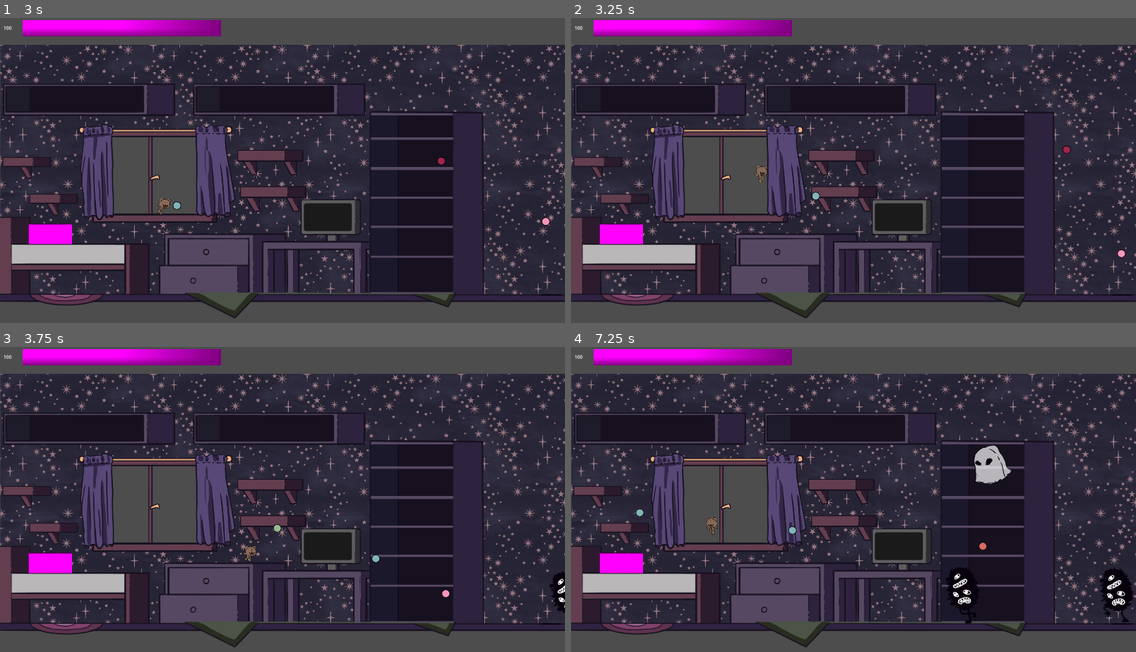
Above: before the commit, frames 1-4 (two rows, left to right).
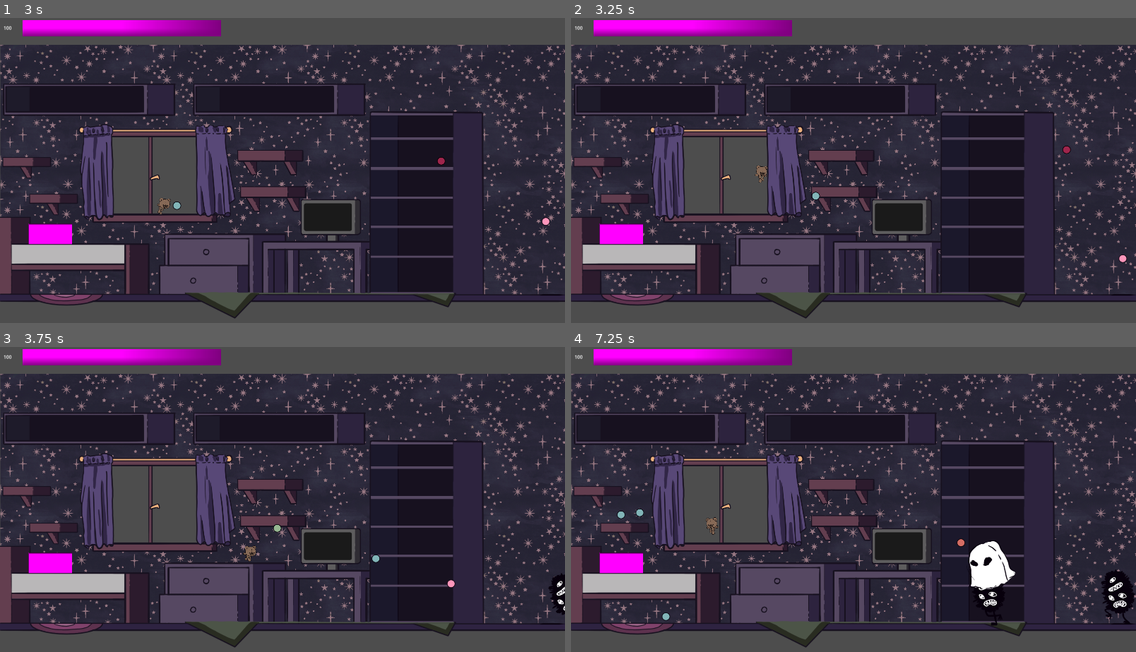
Above: after the commit, the same moments.

Repository: Karanval/CatStack
Game: Godot game, scene res://Scenes/TestScene/TestScene.tscn
Same seed, same stepped clock (60 frames per second), same inputs: the game is played once before the commit and once after it.
Inputs (mouse positions are in pixels of both pictures, inside the frame that each line leads up to):
- Up to frame 1 (3 s): tap Enter at 0.5 s; move the mouse to (406, 161) at 0.52 s; press the mouse at (406, 161) at 0.53 s; hold D (Right) 0.53-2.03 s; tap Space (Jump) at 0.77, 1.52 s; move the mouse to (169, 191) at 1.27 s; release the mouse at (169, 191) at 1.28 s; click (169, 191) at 1.35 s; move the mouse to (339, 106) at 2.02 s; press the mouse at (339, 106) at 2.03 s; hold A (Left) 2.03-2.78 s; move the mouse to (254, 240) at 2.77 s; release the mouse at (254, 240) at 2.78 s; hold D (Right) from 2.78 s (still down); click (254, 240) at 2.85 s
- Up to frame 2 (3.25 s): keep holding D (Right); tap Space (Jump) at 3.02 s
- Up to frame 3 (3.75 s): keep holding D (Right); move the mouse to (452, 554) at 3.52 s; press the mouse at (452, 554) at 3.53 s
- Up to frame 4 (7.25 s): tap Space (Jump) at 3.77, 4.52, 6.02, 6.77 s; move the mouse to (684, 456) at 4.27 s; release D (Right) at 4.28 s; release the mouse at (684, 456) at 4.28 s; hold A (Left) 4.28-5.03 s; click (684, 456) at 4.35 s; move the mouse to (881, 505) at 5.02 s; press the mouse at (881, 505) at 5.03 s; hold D (Right) 5.03-5.78 s; move the mouse to (768, 426) at 5.77 s; release the mouse at (768, 426) at 5.78 s; hold A (Left) from 5.78 s (still down); click (768, 426) at 5.85 s; move the mouse to (977, 490) at 6.52 s; press the mouse at (977, 490) at 6.53 s

Frame 1 is identical in both runs. In frame 2, less than 0.1% of the frame differs, in the area x 96-99%, y 75-81%; in frame 3, 0.2%; in frame 4, 2.4%, in the area x 8-100%, y 32-92%.

Commit message:
Redo monsters with inherited scenes

Diff:
--- a/Scenes/Monsters/BasicMonster.tscn
+++ b/Scenes/Monsters/Backup/BasicMonster.tscn
@@ -1,6 +1,6 @@
 [gd_scene load_steps=20 format=3 uid="uid://dn4f7ugv7hbev"]
 
-[ext_resource type="Script" uid="uid://b4202kn4uopfc" path="res://Scenes/Monsters/basic_monster.gd" id="1_uvs0d"]
+[ext_resource type="Script" uid="uid://b4202kn4uopfc" path="res://Scenes/Monsters/Backup/basic_monster.gd" id="1_uvs0d"]
 [ext_resource type="Texture2D" uid="uid://c6bhwy3nsr5mf" path="res://graphics/nightmares/spook0000.png" id="2_5ics4"]
 [ext_resource type="Texture2D" uid="uid://7h0cr8r7q34o" path="res://graphics/nightmares/spook0002.png" id="3_kbvjp"]
 [ext_resource type="Texture2D" uid="uid://dh7u2xngom80g" path="res://graphics/nightmares/spook0004.png" id="4_6qn4q"]
--- /dev/null
+++ b/Scenes/Monsters/Backup/GhostMonsterBak.tscn
@@ -0,0 +1,25 @@
+[gd_scene load_steps=4 format=3 uid="uid://cooywnqcvqedy"]
+
+[ext_resource type="Texture2D" uid="uid://br7f4qhmjgn2x" path="res://graphics/nighmare_3.png" id="1_3xbhu"]
+[ext_resource type="Script" uid="uid://bo0kqwcq8s5w7" path="res://Scenes/Monsters/Backup/ghost_monster_bak.gd" id="1_ltl8p"]
+
+[sub_resource type="CapsuleShape2D" id="CapsuleShape2D_ltl8p"]
+radius = 52.0
+height = 132.0
+
+[node name="GhostMonster" type="RigidBody2D" groups=["monsters"]]
+collision_layer = 4
+collision_mask = 16
+mass = 50.0
+gravity_scale = 0.0
+lock_rotation = true
+script = ExtResource("1_ltl8p")
+
+[node name="Sprite2D" type="Sprite2D" parent="."]
+modulate = Color(1, 1, 1, 0.694118)
+scale = Vector2(0.6, 0.6)
+texture = ExtResource("1_3xbhu")
+
+[node name="CollisionShape2D" type="CollisionShape2D" parent="."]
+position = Vector2(-7, -1)
+shape = SubResource("CapsuleShape2D_ltl8p")
--- a/Scenes/Monsters/basic_monster.gd
+++ b/Scenes/Monsters/Backup/basic_monster.gd
@@ -1,5 +1,4 @@
 extends BaseMonster
-
 
 @export var jump_chance := 0.333
 @export var jump_cooldown_min := 1.0
--- /dev/null
+++ b/Scenes/Monsters/Backup/ghost_monster_bak.gd
@@ -0,0 +1,24 @@
+extends BaseMonster
+
+var movementTime := 0.0
+
+var direction: Vector2
+
+@export var sin_magnitude_min := 3
+@export var sin_magnitude_max := 5
+@export var sin_frequency_min := 0.5
+@export var sin_frequency_max := 3
+
+var sin_magnitude
+var sin_frequency
+
+func _ready() -> void:
+	direction = (global_position - target).normalized()
+	randomize()
+	sin_magnitude = randf_range(sin_magnitude_min, sin_magnitude_max)
+	sin_frequency = randf_range(sin_frequency_min, sin_frequency_max)
+
+func get_velocity(delta: float):
+	movementTime += delta
+	var ghostly_float = sin(sin_frequency * movementTime) * sin_magnitude
+	return Vector2(SPEED * direction.x * speed_modifier * delta, SPEED * ghostly_float * direction.y * speed_modifier * delta)
--- a/Scenes/Monsters/BaseMonster.gd
+++ b/Scenes/Monsters/BaseMonster.gd
@@ -16,15 +16,26 @@
 @export var health := HEALTH
 @export var speed_modifier := 1
 
+#var tween: Tween
 var state := MonsterState.MOVING
 
 func _ready() -> void:
 	contact_monitor = true
 	max_contacts_reported = 1
+	#var modulate_color = modulate
+	#tween = create_tween()
+	#tween.pause()
+	#tween.tween_property($Sprite, "modulate", Color.RED, 0.2)
+	#tween.tween_property($Sprite, "modulate", modulate_color, 0.2)
 
 func take_damage(damage: int):
 	health -= damage
+	#tween.play()
 	if health <= 0:
+		#var tween = get_tree().create_tween()
+		#tween.tween_property($Sprite, "modulate", Color.RED, 1).set_trans(Tween.TRANS_SINE)
+		#tween.tween_property($Sprite, "scale", Vector2(), 1).set_trans(Tween.TRANS_BOUNCE)
+		#tween.tween_callback($Sprite.queue_free)
 		call_deferred("queue_free")
 
 func _physics_process(delta: float) -> void:
--- /dev/null
+++ b/Scenes/Monsters/BaseMonster.tscn
@@ -0,0 +1,10 @@
+[gd_scene load_steps=2 format=3 uid="uid://pyl3oxaochjd"]
+
+[ext_resource type="Script" uid="uid://bvybd7o14ac1m" path="res://Scenes/Monsters/BaseMonster.gd" id="1_g7i1x"]
+
+[node name="BaseMonster" type="RigidBody2D"]
+script = ExtResource("1_g7i1x")
+
+[node name="Sprite2D" type="AnimatedSprite2D" parent="."]
+
+[node name="CollisionShape2D" type="CollisionShape2D" parent="."]
--- a/Scenes/Monsters/GhostMonster.tscn
+++ b/Scenes/Monsters/GhostMonster.tscn
@@ -1,25 +1,42 @@
-[gd_scene load_steps=4 format=3 uid="uid://cooywnqcvqedy"]
+[gd_scene load_steps=7 format=3 uid="uid://0ki11nr17g13"]
 
-[ext_resource type="Texture2D" uid="uid://br7f4qhmjgn2x" path="res://graphics/nighmare_3.png" id="1_3xbhu"]
-[ext_resource type="Script" uid="uid://bo0kqwcq8s5w7" path="res://Scenes/Monsters/ghost_monster.gd" id="1_ltl8p"]
+[ext_resource type="PackedScene" uid="uid://pyl3oxaochjd" path="res://Scenes/Monsters/BaseMonster.tscn" id="1_3xbhu"]
+[ext_resource type="Script" uid="uid://yp50mf2obg6s" path="res://Scenes/Monsters/ghost_monster.gd" id="1_ltl8p"]
+[ext_resource type="Texture2D" uid="uid://br7f4qhmjgn2x" path="res://graphics/nighmare_3.png" id="2_ltl8p"]
 
-[sub_resource type="CapsuleShape2D" id="CapsuleShape2D_ltl8p"]
-radius = 52.0
-height = 132.0
+[sub_resource type="AtlasTexture" id="AtlasTexture_xmn5x"]
+atlas = ExtResource("2_ltl8p")
+region = Rect2(0, 0, 256, 256)
 
-[node name="GhostMonster" type="RigidBody2D" groups=["monsters"]]
+[sub_resource type="SpriteFrames" id="SpriteFrames_ekro8"]
+animations = [{
+"frames": [{
+"duration": 1.0,
+"texture": SubResource("AtlasTexture_xmn5x")
+}],
+"loop": true,
+"name": &"default",
+"speed": 5.0
+}]
+
+[sub_resource type="CircleShape2D" id="CircleShape2D_ltl8p"]
+radius = 81.0062
+
+[node name="BaseMonster" instance=ExtResource("1_3xbhu")]
 collision_layer = 4
 collision_mask = 16
 mass = 50.0
 gravity_scale = 0.0
 lock_rotation = true
 script = ExtResource("1_ltl8p")
+sin_magnitude_min = 3
+sin_magnitude_max = 5
+sin_frequency_min = 0.5
+sin_frequency_max = 3
 
-[node name="Sprite2D" type="Sprite2D" parent="."]
-modulate = Color(1, 1, 1, 0.694118)
-scale = Vector2(0.6, 0.6)
-texture = ExtResource("1_3xbhu")
+[node name="Sprite2D" parent="." index="0"]
+scale = Vector2(0.75, 0.75)
+sprite_frames = SubResource("SpriteFrames_ekro8")
 
-[node name="CollisionShape2D" type="CollisionShape2D" parent="."]
-position = Vector2(-7, -1)
-shape = SubResource("CapsuleShape2D_ltl8p")
+[node name="CollisionShape2D" parent="." index="1"]
+shape = SubResource("CircleShape2D_ltl8p")
--- a/Scenes/Monsters/MonsterSpawner/MonsterSpawner.tscn
+++ b/Scenes/Monsters/MonsterSpawner/MonsterSpawner.tscn
@@ -1,8 +1,8 @@
 [gd_scene load_steps=4 format=3 uid="uid://hefjpvbwdrbx"]
 
 [ext_resource type="Script" uid="uid://bvepnnpiicpqc" path="res://Scenes/Monsters/MonsterSpawner/monster_spawner.gd" id="1_np5ma"]
-[ext_resource type="PackedScene" uid="uid://dn4f7ugv7hbev" path="res://Scenes/Monsters/BasicMonster.tscn" id="2_52sog"]
-[ext_resource type="PackedScene" uid="uid://cooywnqcvqedy" path="res://Scenes/Monsters/GhostMonster.tscn" id="3_qn3sm"]
+[ext_resource type="PackedScene" uid="uid://c0ah52ux112ga" path="res://Scenes/Monsters/SpookMonster.tscn" id="2_52sog"]
+[ext_resource type="PackedScene" uid="uid://0ki11nr17g13" path="res://Scenes/Monsters/GhostMonster.tscn" id="3_qn3sm"]
 
 [node name="MonsterSpawner" type="Node2D"]
 script = ExtResource("1_np5ma")
--- /dev/null
+++ b/Scenes/Monsters/SpookMonster.tscn
@@ -0,0 +1,97 @@
+[gd_scene load_steps=21 format=3 uid="uid://c0ah52ux112ga"]
+
+[ext_resource type="PackedScene" uid="uid://pyl3oxaochjd" path="res://Scenes/Monsters/BaseMonster.tscn" id="1_y6kab"]
+[ext_resource type="Texture2D" uid="uid://c6bhwy3nsr5mf" path="res://graphics/nightmares/spook0000.png" id="2_6u2rc"]
+[ext_resource type="Script" uid="uid://bd5hsgc78llap" path="res://Scenes/Monsters/spook_monster.gd" id="2_s1bvu"]
+[ext_resource type="Texture2D" uid="uid://7h0cr8r7q34o" path="res://graphics/nightmares/spook0002.png" id="3_s1bvu"]
+[ext_resource type="Texture2D" uid="uid://dh7u2xngom80g" path="res://graphics/nightmares/spook0004.png" id="4_3hpw8"]
+[ext_resource type="Texture2D" uid="uid://dcpnr70swl32j" path="res://graphics/nightmares/spook0006.png" id="5_vrb3l"]
+[ext_resource type="Texture2D" uid="uid://dub6qje8gjwrf" path="res://graphics/nightmares/spook0008.png" id="6_ajo1p"]
+[ext_resource type="Texture2D" uid="uid://mcay8wtna22s" path="res://graphics/nightmares/spook0010.png" id="7_gaj0h"]
+[ext_resource type="Texture2D" uid="uid://caysx11c6dx2j" path="res://graphics/nightmares/spook0012.png" id="8_8w5lg"]
+[ext_resource type="Texture2D" uid="uid://dwpwo4wu52mp6" path="res://graphics/nightmares/spook0014.png" id="9_ptv6t"]
+
+[sub_resource type="AtlasTexture" id="AtlasTexture_newrb"]
+atlas = ExtResource("2_6u2rc")
+region = Rect2(0, 0, 256, 256)
+
+[sub_resource type="AtlasTexture" id="AtlasTexture_gkqbb"]
+atlas = ExtResource("3_s1bvu")
+region = Rect2(0, 0, 256, 256)
+
+[sub_resource type="AtlasTexture" id="AtlasTexture_0j5eq"]
+atlas = ExtResource("4_3hpw8")
+region = Rect2(0, 0, 256, 256)
+
+[sub_resource type="AtlasTexture" id="AtlasTexture_2eq5j"]
+atlas = ExtResource("5_vrb3l")
+region = Rect2(0, 0, 256, 256)
+
+[sub_resource type="AtlasTexture" id="AtlasTexture_3pqpf"]
+atlas = ExtResource("6_ajo1p")
+region = Rect2(0, 0, 256, 256)
+
+[sub_resource type="AtlasTexture" id="AtlasTexture_m4k36"]
+atlas = ExtResource("7_gaj0h")
+region = Rect2(0, 0, 256, 256)
+
+[sub_resource type="AtlasTexture" id="AtlasTexture_qyqrb"]
+atlas = ExtResource("8_8w5lg")
+region = Rect2(0, 0, 256, 256)
+
+[sub_resource type="AtlasTexture" id="AtlasTexture_4blaa"]
+atlas = ExtResource("9_ptv6t")
+region = Rect2(0, 0, 256, 256)
+
+[sub_resource type="SpriteFrames" id="SpriteFrames_lyqab"]
+animations = [{
+"frames": [{
+"duration": 1.0,
+"texture": SubResource("AtlasTexture_newrb")
+}, {
+"duration": 1.0,
+"texture": SubResource("AtlasTexture_gkqbb")
+}, {
+"duration": 1.0,
+"texture": SubResource("AtlasTexture_0j5eq")
+}, {
+"duration": 1.0,
+"texture": SubResource("AtlasTexture_2eq5j")
+}, {
+"duration": 1.0,
+"texture": SubResource("AtlasTexture_3pqpf")
+}, {
+"duration": 1.0,
+"texture": SubResource("AtlasTexture_m4k36")
+}, {
+"duration": 1.0,
+"texture": SubResource("AtlasTexture_qyqrb")
+}, {
+"duration": 1.0,
+"texture": SubResource("AtlasTexture_4blaa")
+}],
+"loop": true,
+"name": &"walk",
+"speed": 5.0
+}]
+
+[sub_resource type="CapsuleShape2D" id="CapsuleShape2D_pxip7"]
+radius = 55.0
+height = 176.0
+
+[node name="BaseMonster" instance=ExtResource("1_y6kab")]
+collision_layer = 4
+collision_mask = 17
+mass = 50.0
+lock_rotation = true
+script = ExtResource("2_s1bvu")
+
+[node name="Sprite2D" parent="." index="0"]
+scale = Vector2(0.75, 0.75)
+sprite_frames = SubResource("SpriteFrames_lyqab")
+animation = &"walk"
+autoplay = "walk"
+
+[node name="CollisionShape2D" parent="." index="1"]
+position = Vector2(-14, 1)
+shape = SubResource("CapsuleShape2D_pxip7")
--- /dev/null
+++ b/Scenes/Monsters/spook_monster.gd
@@ -0,0 +1 @@
+extends BaseMonster
Renamed: Scenes/Monsters/basic_monster.gd.uid -> Scenes/Monsters/Backup/basic_monster.gd.uid
Not shown, added: Scenes/Monsters/Backup/ghost_monster_bak.gd.uid
Not shown, changed: Scenes/Monsters/ghost_monster.gd.uid
Not shown, added: Scenes/Monsters/spook_monster.gd.uid
